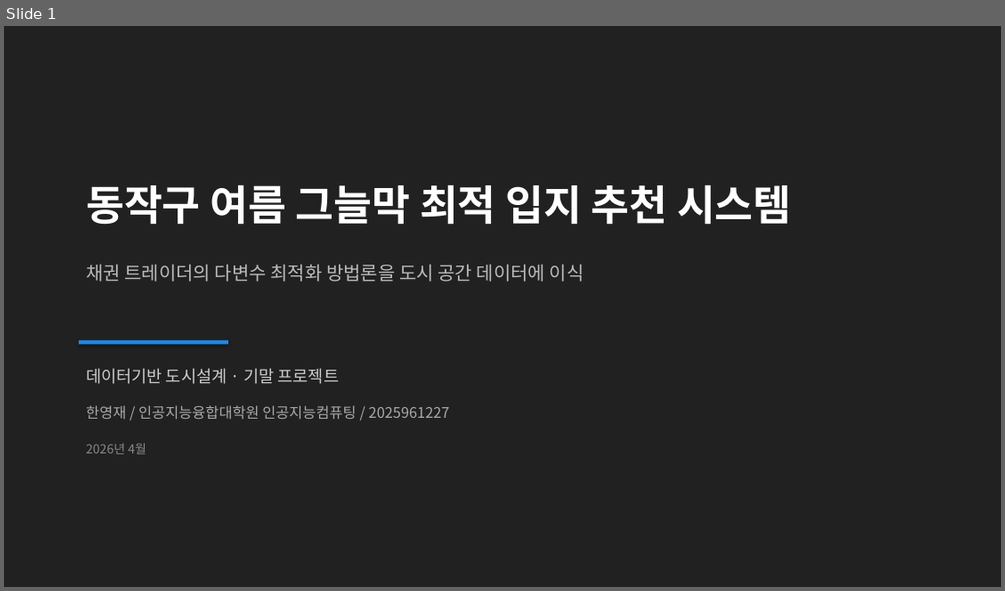
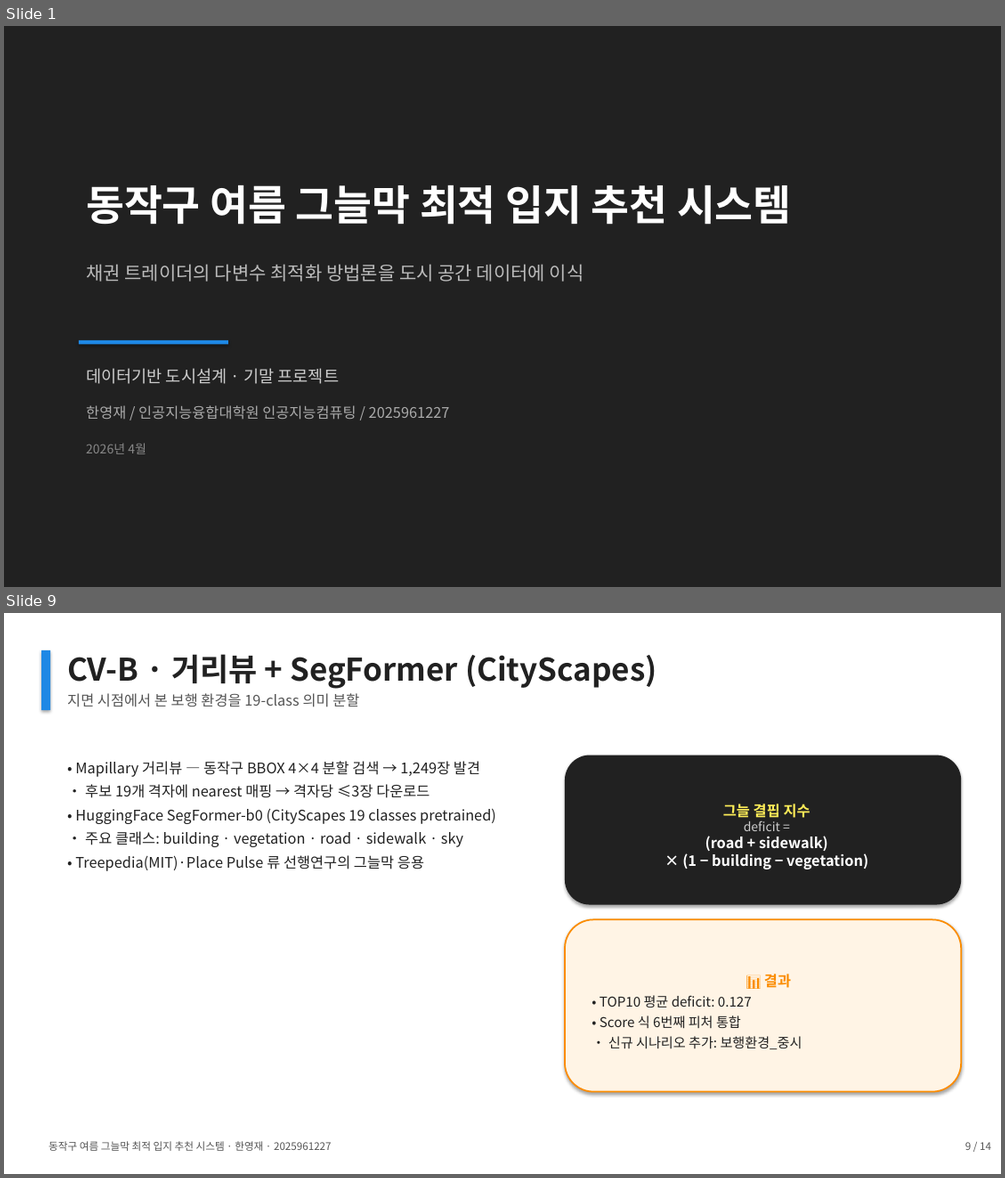
Before and after one commit to thgtot92/project_1, a slide deck: presentation/동작구_그늘막_최종발표.pptx. Shown one above the other, each under a label of ours: slide 1 before the commit, slides 1 and 9 after it; the slides between them are not shown. The pictures are 1005x591 and 1005x1178 pixels, drawn with LibreOffice and Linux fonts; fonts in the diff are those of the drawing. Boxes give left, top, right and bottom in pixels: in the first picture for what was removed or moved away, otherwise in the second. Text is boxed around its words. In the diff, an @@ line names an element or a change of style, - is before the commit and + after.

```diff
--- a/presentation/동작구_그늘막_최종발표.pptx
+++ b/presentation/동작구_그늘막_최종발표.pptx
@@ slide 9 added at (4, 613, 1001, 1174), background #FFFFFF @@
@@ rectangle added at (41, 650, 50, 710), fill #1E88E5 @@
@@ text added at (67, 654, 657, 689), 30 pt, text #212121, bold @@
+CV-B · 거리뷰 + SegFormer (CityScapes)
@@ text added at (67, 693, 359, 707), 14 pt, text #555555 @@
+지면 시점에서 본 보행 환경을 19-class 의미 분할
@@ text added at (75, 761, 496, 871), 14 pt, text #212121 @@
+• Mapillary 거리뷰 — 동작구 BBOX 4×4 분할 검색 → 1,249장 발견
+• 후보 19개 격자에 nearest 매핑 → 격자당 ≤3장 다운로드
+• HuggingFace SegFormer-b0 (CityScapes 19 classes pretrained)
+• 주요 클래스: building · vegetation · road · sidewalk · sky
+• Treepedia(MIT)·Place Pulse 류 선행연구의 그늘막 응용
@@ rounded rectangle added at (565, 755, 961, 905), fill #212121, 14 pt, text #FFFFFF, bold @@
+그늘 결핍 지수
+deficit =
+(road + sidewalk)
+× (1 − building − vegetation)
@@ rounded rectangle added at (565, 919, 961, 1092), fill #FFF4E5, outline #FB8C00 1.5 pt, 13 pt, text #212121 @@
+📊 결과
+• TOP10 평균 deficit: 0.127
+• Score 식 6번째 피처 통합
+• 신규 시나리오 추가: 보행환경_중시
@@ text added at (48, 1141, 332, 1151), 10 pt, text #555555 @@
+동작구 여름 그늘막 최적 입지 추천 시스템 · 한영재 · 2025961227
@@ text added at (965, 1142, 991, 1150), 10 pt, text #555555 @@
+9 / 14
```
Also in this commit, not shown: 11 slides changed, 1 other slide added, 24 other files.
